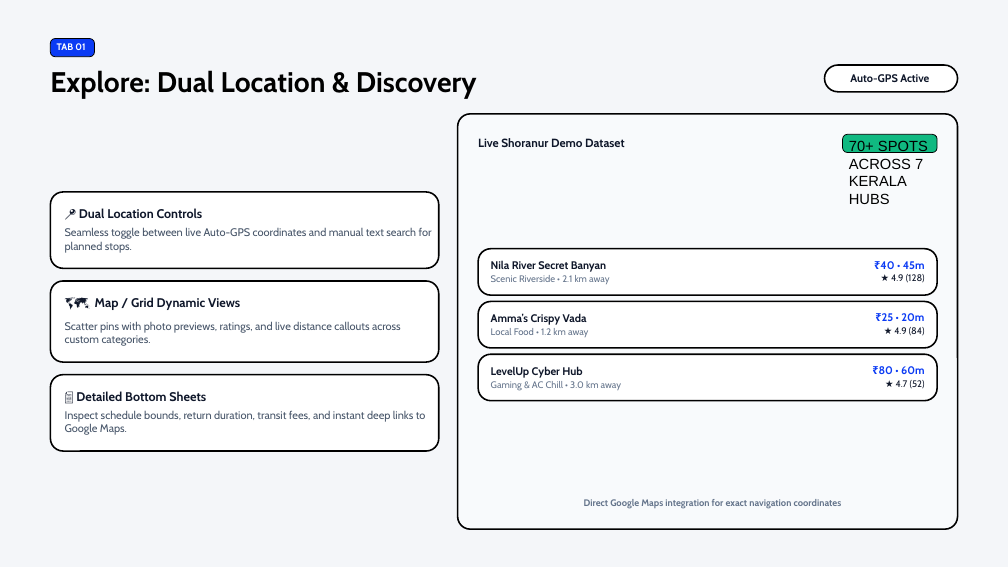
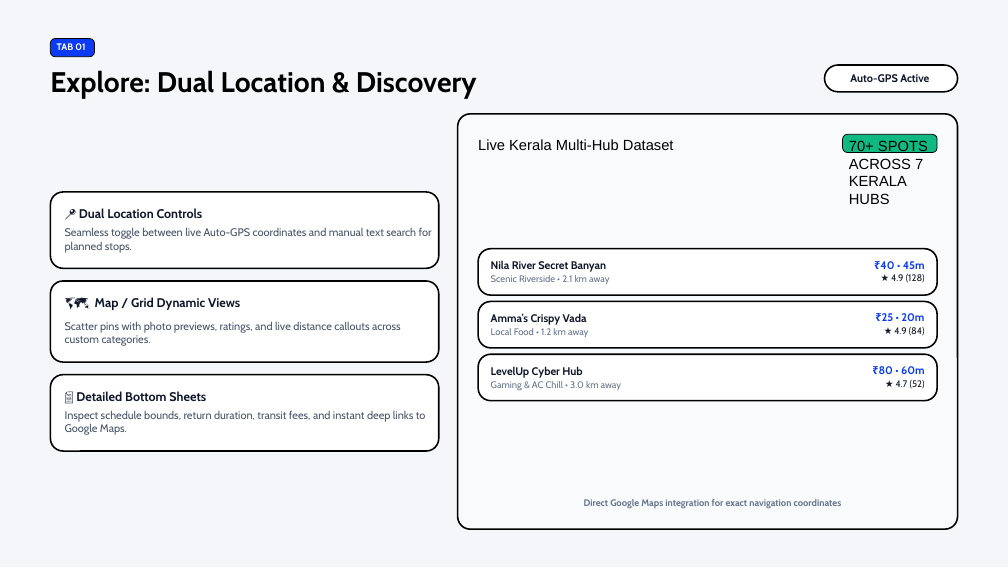
Before and after one commit to FM9447/Spot-Undoo, a slide deck: slide 3 of presentation/Spot-Undoo_Presentation.pptx. Drawn at 1008x567 pixels with LibreOffice and Linux fonts; fonts in the diff are those of the drawing; background and template pictures are left out. Boxes give left, top, right and bottom in pixels: in the first picture for what was removed or moved away, otherwise in the second. Text is boxed around its words. In the diff, an @@ line names an element or a change of style, - is before the commit and + after.

```diff
--- a/presentation/Spot-Undoo_Presentation.pptx
+++ b/presentation/Spot-Undoo_Presentation.pptx
@@ text at box(478, 139, 674, 150): text changed; size 11.2 to 14 pt; font Cabin to Arial; text colour #0F172A to #000000; bold off @@
-Live Shoranur Demo Dataset
+Live Kerala Multi-Hub Dataset
```
Also in this commit, not shown: 6 other slides changed, 2 other files.
